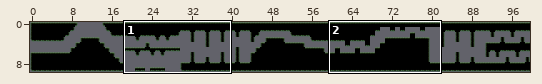
Tiled map -- res/Tile_map/Level_2.tmx. Above, an overview of the earlier version with the close-up marked.
Close-up. Before:
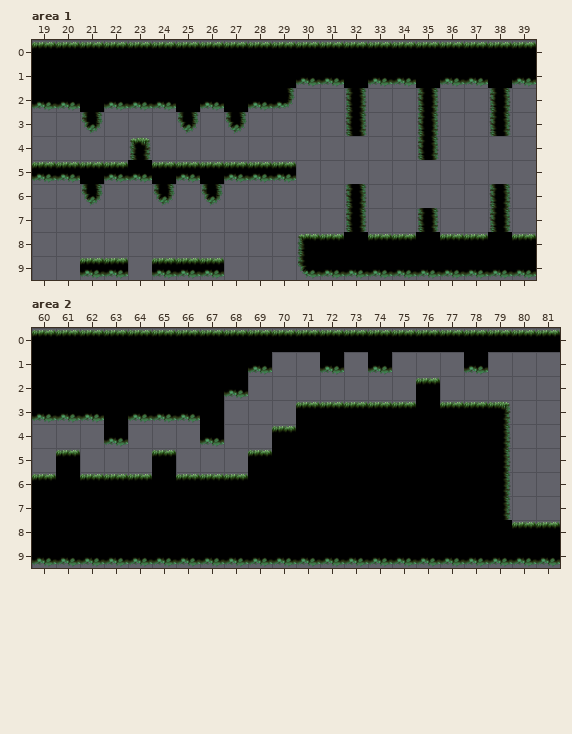
Cells are 512x512 px. Shown: area 1 x 19..39, y 0..9; area 2 x 60..81, y 0..9. The commit also changed other parts of the map, which this record leaves out. The commit also replaced the tileset; all pictures use the new one.
The same view after the edit:
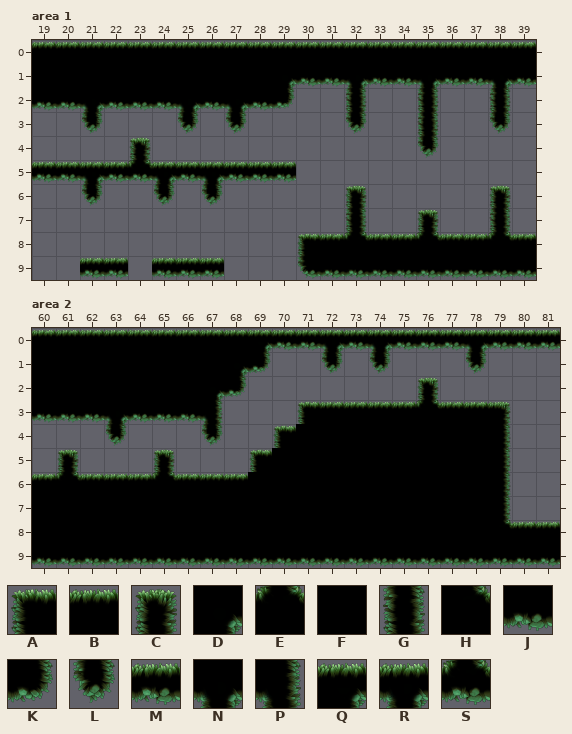
Key: from "Mossy_tile": A 0, B 1, C 3, D 4, E 6, F 8, G 10, H 11, J 15, K 16, L 17, M 22, N 27, P 29, Q 30, R 33, S 47.
_ is an empty cell.
Difference:
Layer "Tile Layer 1", area 1:
y 1: x 29 F -> D; x 32 F -> N; x 35 F -> N; x 38 F -> N
y 2: x 21 F -> N; x 25 F -> N; x 27 F -> N
y 3: x 32 G -> L; x 38 G -> L
y 4: x 35 G -> L
y 5: x 21 B -> R; x 23..24 JB -> SR; x 26 B -> R
y 6: x 32 G -> C; x 38 G -> C
y 7: x 35 G -> C
y 8: x 32 F -> E; x 35 F -> E; x 38 F -> E
Layer "Tile Layer 1", area 2:
y 0: x 69..81 BBBBBBBBBBBBB -> QMMRMRMMMRMMM
y 1: x 68..69 FJ -> DK; x 72 J -> L; x 74 J -> L; x 78 J -> L
y 2: x 67..68 FJ -> DK; x 76 B -> C
y 3: x 63 F -> N; x 67 F -> P; x 71 B -> A; x 76 F -> E
y 4: x 63 J -> L; x 67 J -> L; x 70 B -> A
y 5: x 61 B -> C; x 65 B -> C; x 69 B -> A
y 6: x 61 F -> E; x 65 F -> E
y 8: x 79 F -> H
